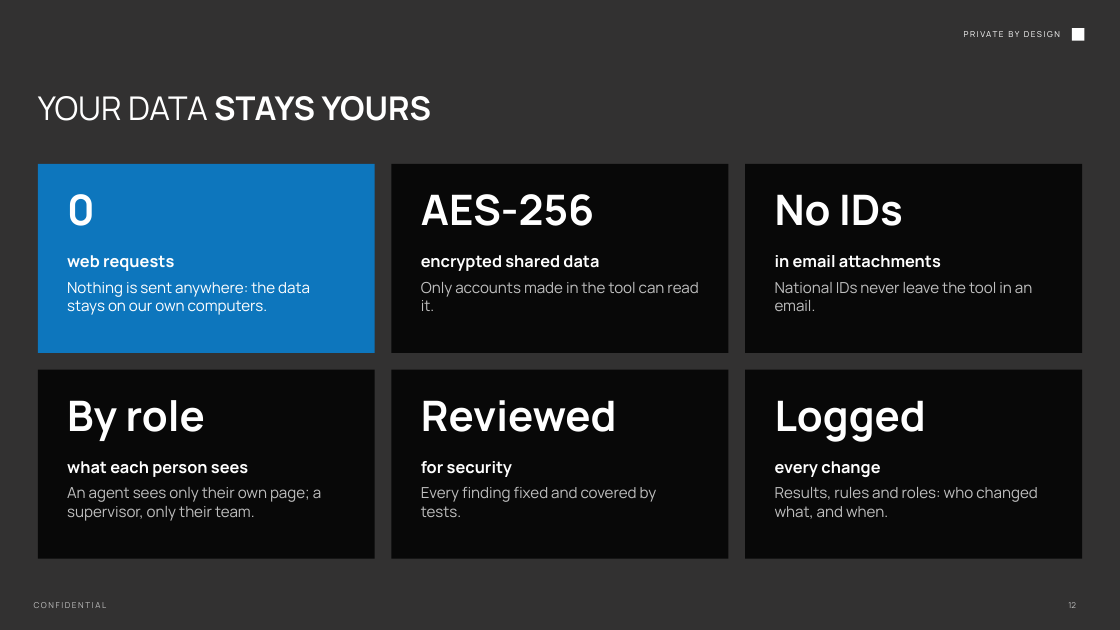
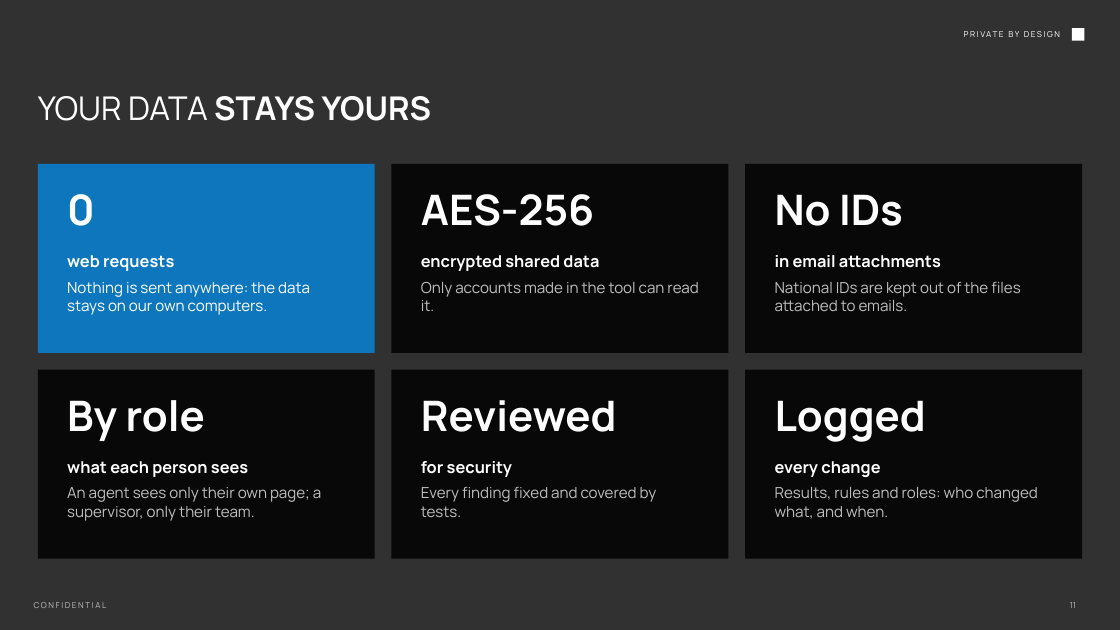
Before and after one commit to Wizdeed1/s, a slide deck: slide 11 of final/Cadence - Overview.pptx (slide 12 before the commit). Drawn at 1120x630 pixels with LibreOffice and Linux fonts; fonts in the diff are those of the drawing; background and template pictures are left out. Boxes give left, top, right and bottom in pixels: in the first picture for what was removed or moved away, otherwise in the second. Text is boxed around its words. In the diff, an @@ line names an element or a change of style, - is before the commit and + after.

```diff
--- a/final/Cadence - Overview.pptx
+++ b/final/Cadence - Overview.pptx
@@ text at (x1=775, y1=282, x2=1020, y2=311): text changed @@
-National IDs never leave the tool in an email.
+National IDs are kept out of the files attached to emails.
@@ page number at (x1=1070, y1=602, x2=1076, y2=608): text changed @@
-12
+11
```
Also in this commit, not shown: 4 other slides changed, 1 slide removed, 2 other files.
